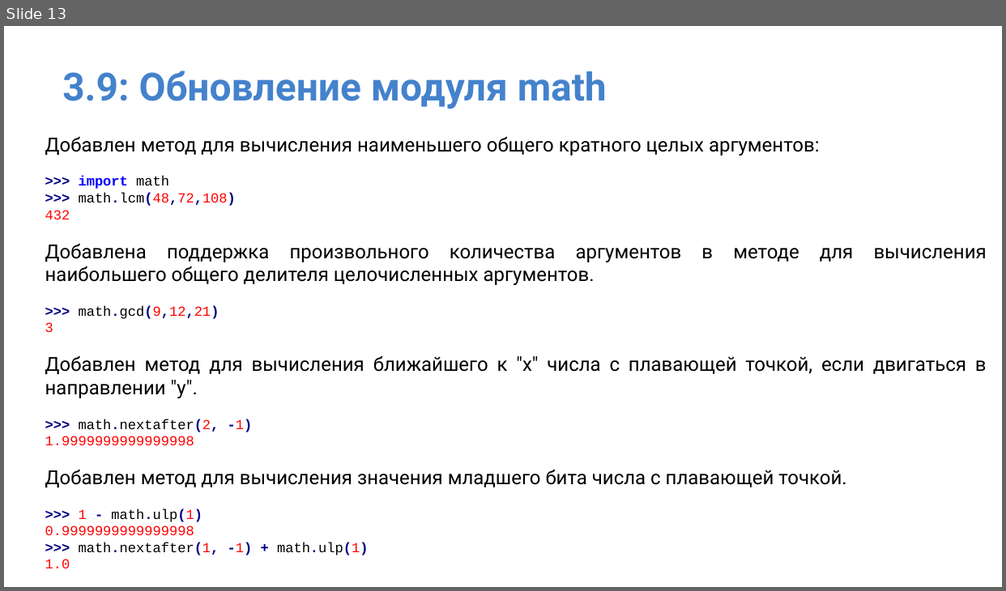
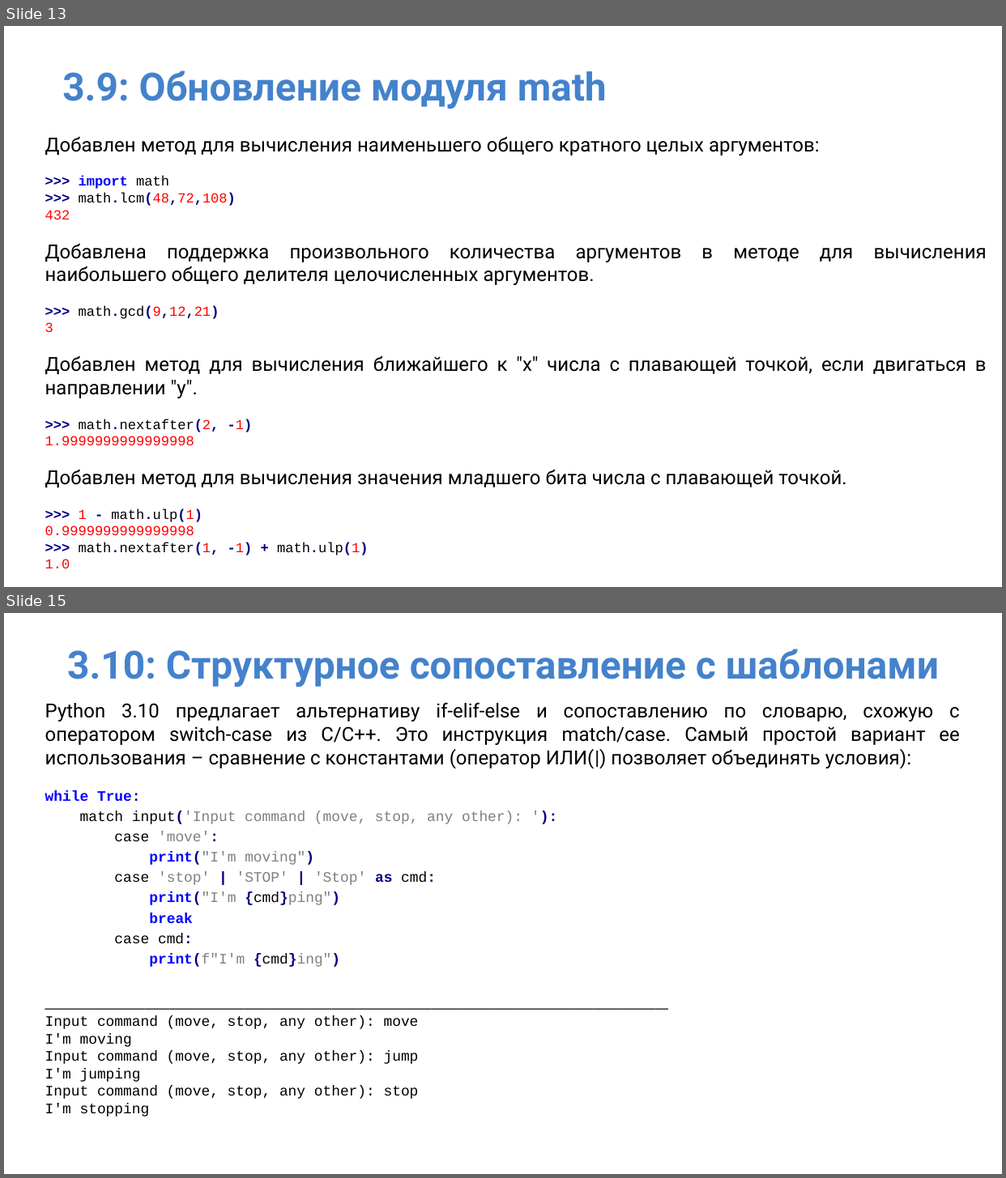
Before and after one commit to IlyaOrlov/PythonCourseKupno, a slide deck: Lectures/py_lec_8.pptx. Shown one above the other, each under a label of ours: slide 13 before the commit, slides 13 and 15 after it; the slides between them are not shown. The pictures are 1006x591 and 1006x1178 pixels, drawn with LibreOffice and Linux fonts; fonts in the diff are those of the drawing. Boxes give left, top, right and bottom in pixels: in the first picture for what was removed or moved away, otherwise in the second. Text is boxed around its words. In the diff, an @@ line names an element or a change of style, - is before the commit and + after.

```diff
--- a/Lectures/py_lec_8.pptx
+++ b/Lectures/py_lec_8.pptx
@@ slide 15 added at [4,613,1002,1174], background #FFFFFF @@
@@ title added at [67,649,939,688], 28 pt, text #4482CC, bold @@
+3.10: Структурное сопоставление с шаблонами
@@ text added at [45,702,960,1117], 10.5 pt, text #000000 @@
+Python 3.10 предлагает альтернативу if-elif-else и сопоставлению по словарю, схожую с оператором switch-case из С/С++. Это инструкция match/case. Самый простой вариант ее использования – сравнение с константами (оператор ИЛИ(|) позволяет объединять условия):
+while True:
+match input('Input command (move, stop, any other): '):
+case 'move':
+print("I'm moving")
+case 'stop' | 'STOP' | 'Stop' as cmd:
+print("I'm {cmd}ping")
+break
+case cmd:
+print(f"I'm {cmd}ing")
+__________________________________________________
+Input command (move, stop, any other): move
+I'm moving
+Input command (move, stop, any other): jump
+I'm jumping
+Input command (move, stop, any other): stop
+I'm stopping
```
Also in this commit, not shown: 2 slides changed, 9 other slides added, 2 other files.
